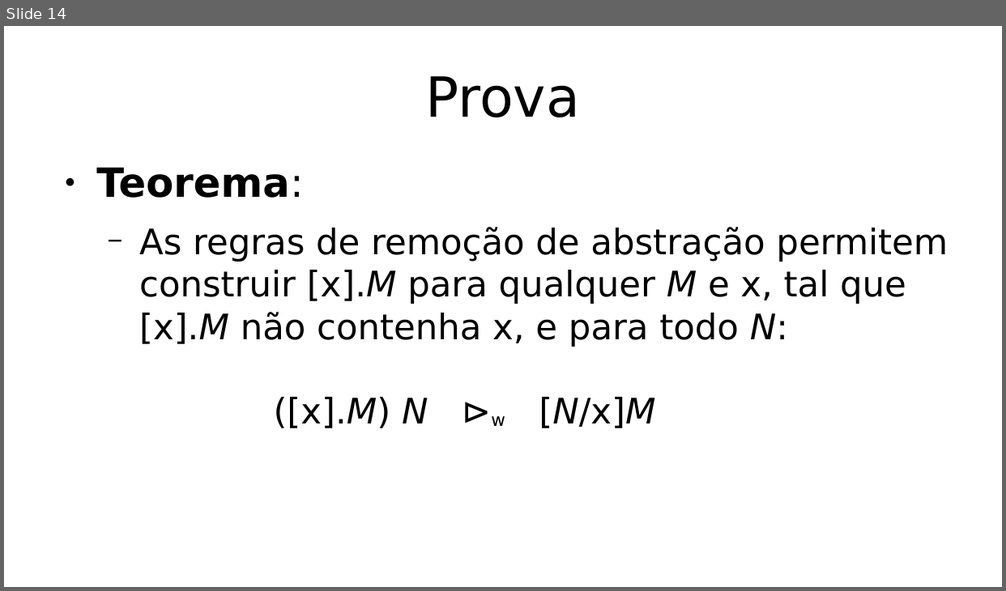
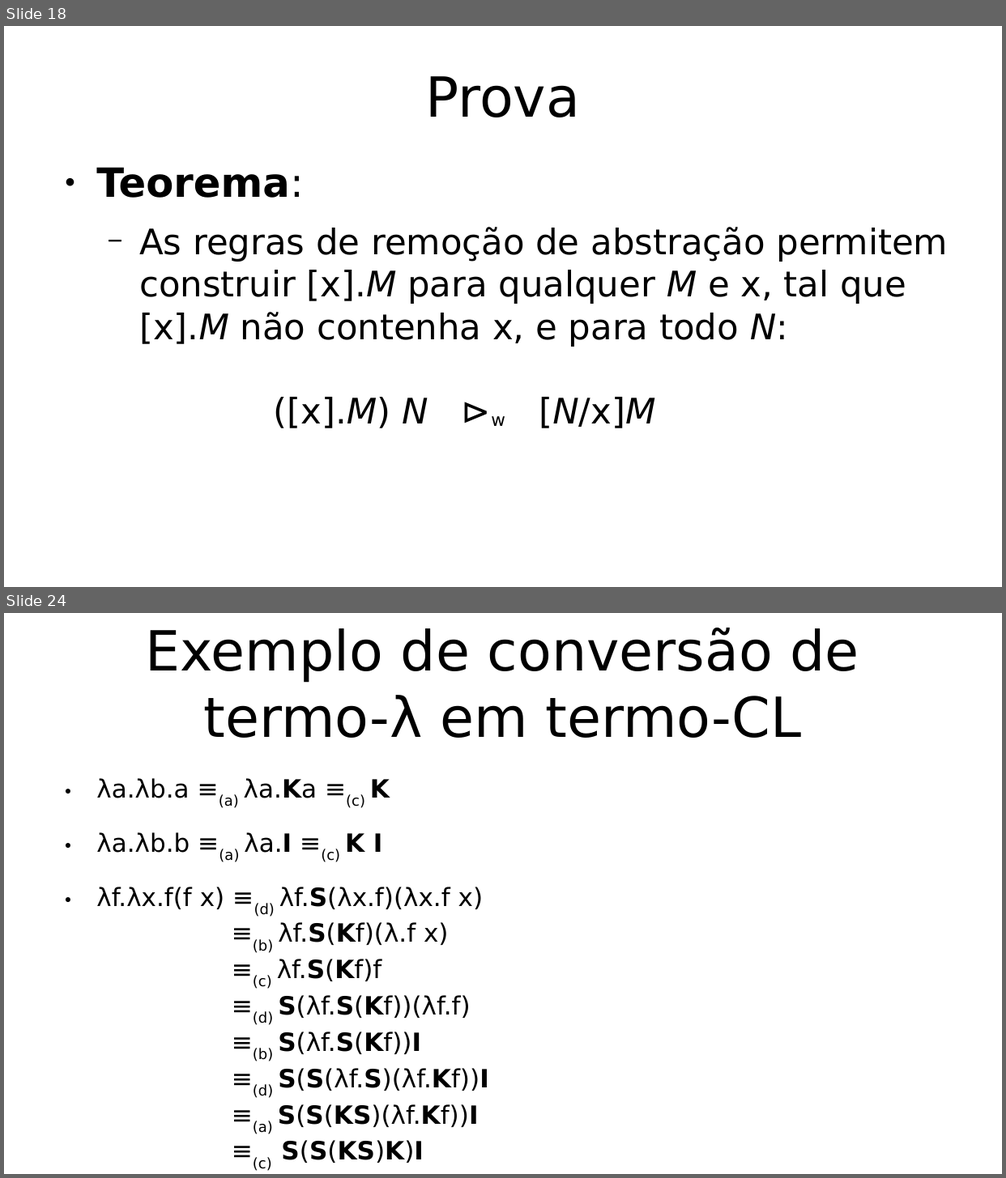
Before and after one commit to hlah/teoria_da_computacao, a slide deck: pesquisa/slides.odp. Shown one above the other, each under a label of ours: slide 14 before the commit, slides 18 and 24 after it; the slides between them are not shown. The pictures are 1006x591 and 1006x1178 pixels, drawn with LibreOffice and Linux fonts; fonts in the diff are those of the drawing. Boxes give left, top, right and bottom in pixels: in the first picture for what was removed or moved away, otherwise in the second. Text is boxed around its words. In the diff, an @@ line names an element or a change of style, - is before the commit and + after.

```diff
--- a/pesquisa/slides.odp
+++ b/pesquisa/slides.odp
@@ slide 24 added at [4, 613, 1002, 1174], background #FFFFFF @@
@@ title added at [145, 628, 859, 738], 44 pt, text #000000 @@
+Exemplo de conversão de termo-λ em termo-CL
@@ text added at [96, 778, 489, 1171], 20 pt, text #000000 @@
+● λa.λb.a ≡(a) λa.Ka ≡(c) K
+● λa.λb.b ≡(a) λa.I ≡(c) K I
+● λf.λx.f(f x) ≡(d) λf.S(λx.f)(λx.f x)
+  ≡(b) λf.S(Kf)(λ.f x)
+  ≡(c) λf.S(Kf)f
+  ≡(d) S(λf.S(Kf))(λf.f)
+  ≡(b) S(λf.S(Kf))I
+  ≡(d) S(S(λf.S)(λf.Kf))I
+  ≡(a) S(S(KS)(λf.Kf))I
+  ≡(c) S(S(KS)K)I
@@ what was slide 14 is now slide 18 @@
```
Also in this commit, not shown: 5 slides changed, 8 other slides added, 2 slides removed.
